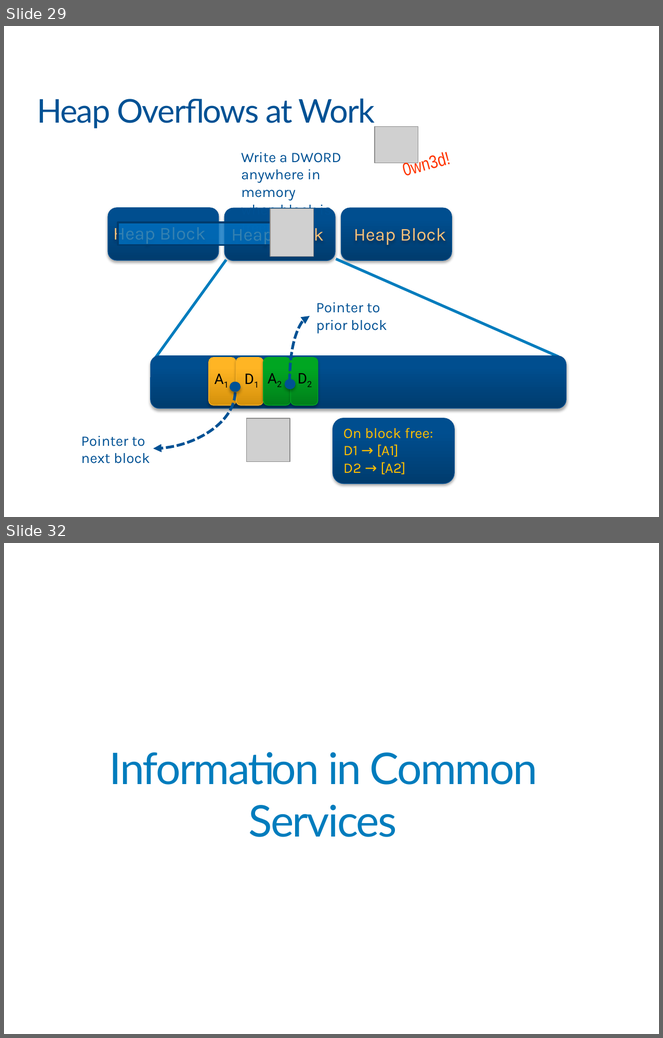
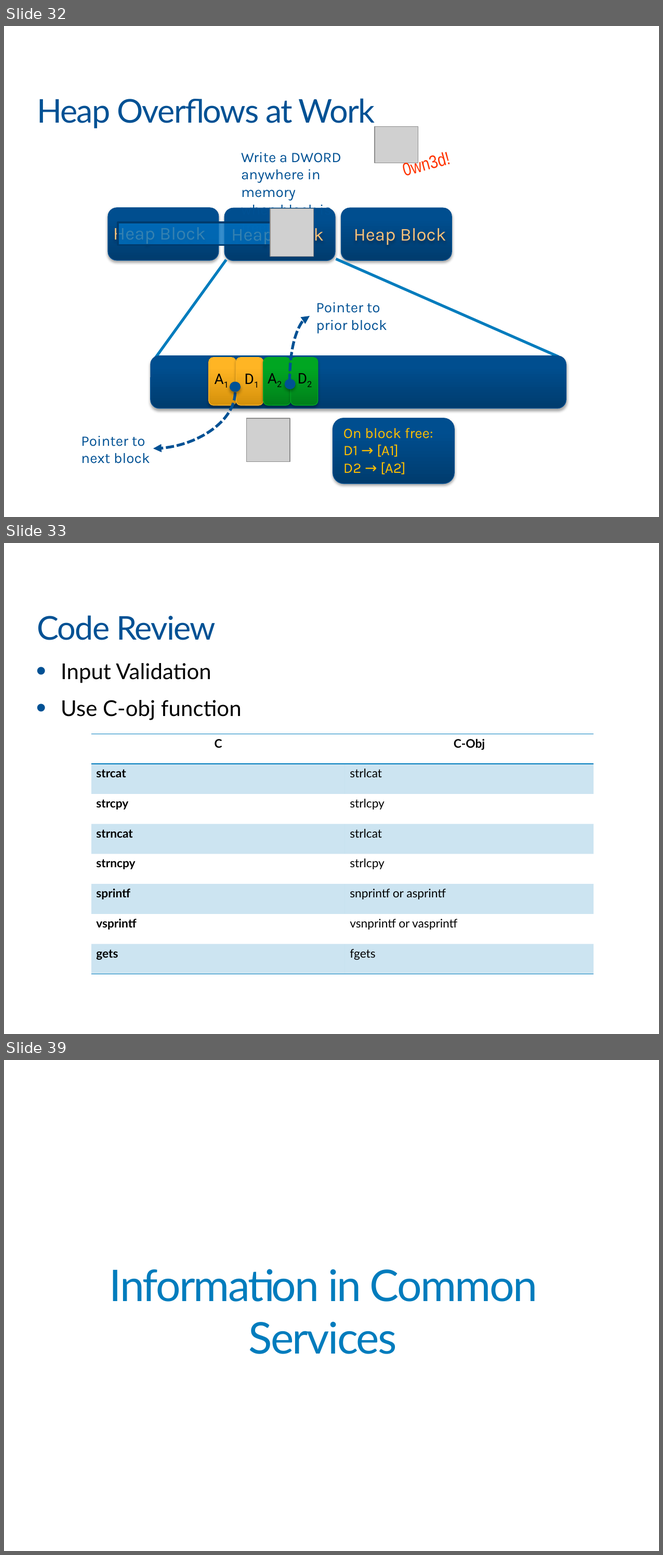
Before and after one commit to khanhnnvn/Mine, a slide deck: xmind/Slide For VIB/VIB_Part5b.pptx. Shown one above the other, each under a label of ours: slides 29 and 32 before the commit, slides 32, 33 and 39 after it; the slides between them are not shown. The pictures are 663x1038 and 663x1555 pixels, drawn with LibreOffice and Linux fonts; fonts in the diff are those of the drawing; grey boxes stand for pictures; background and template pictures are left out. Boxes give left, top, right and bottom in pixels: in the first picture for what was removed or moved away, otherwise in the second. Text is boxed around its words. In the diff, an @@ line names an element or a change of style, - is before the commit and + after.

```diff
--- a/xmind/Slide For VIB/VIB_Part5b.pptx
+++ b/xmind/Slide For VIB/VIB_Part5b.pptx
@@ slide 33 added at (4, 543, 659, 1034), background #FFFFFF @@
@@ title added at (37, 615, 216, 640), 36 pt, text #005194 @@
+Code Review
@@ text added at (61, 663, 242, 720), 24 pt, text #000000 @@
+• Input Validation
+• Use C-obj function
@@ table added at (91, 734, 593, 975), 8 rows, 2 columns @@
+C | C-Obj
+strcat | strlcat
+strcpy | strlcpy
+strncat | strlcat
+strncpy | strlcpy
+sprintf | snprintf or asprintf
+vsprintf | vsnprintf or vasprintf
+gets | fgets
@@ what was slide 29 is now slide 32 @@
@@ what was slide 32 is now slide 39 @@
```
Also in this commit, not shown: 2 slides changed, 24 other slides added, 2 other files.
